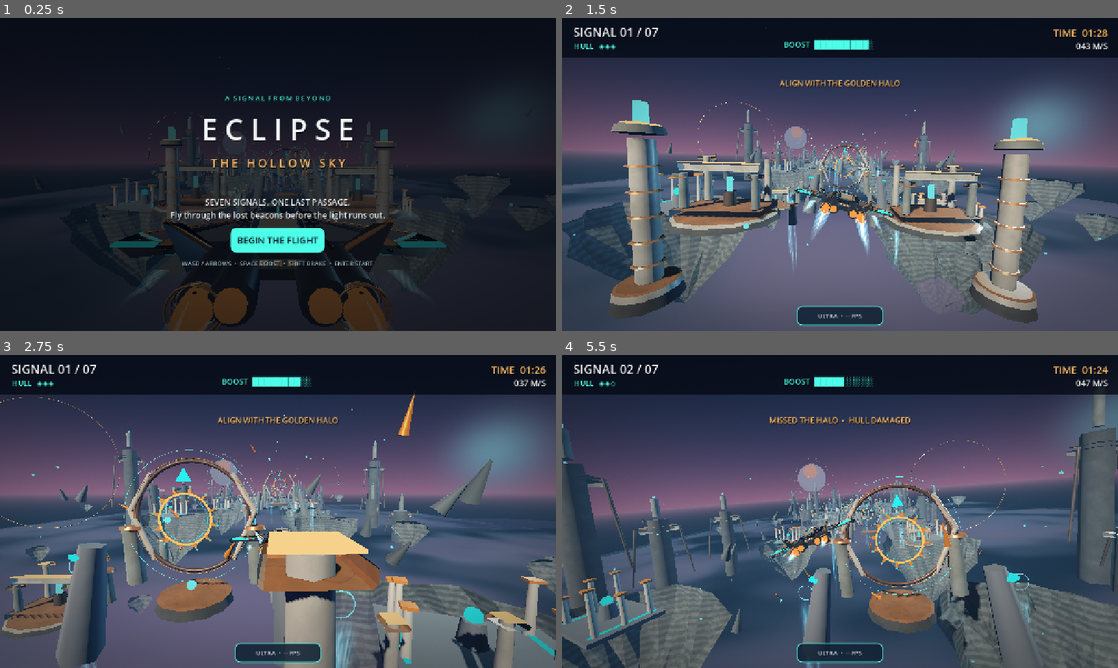
Above: before the commit, frames 1-4 (two rows, left to right).
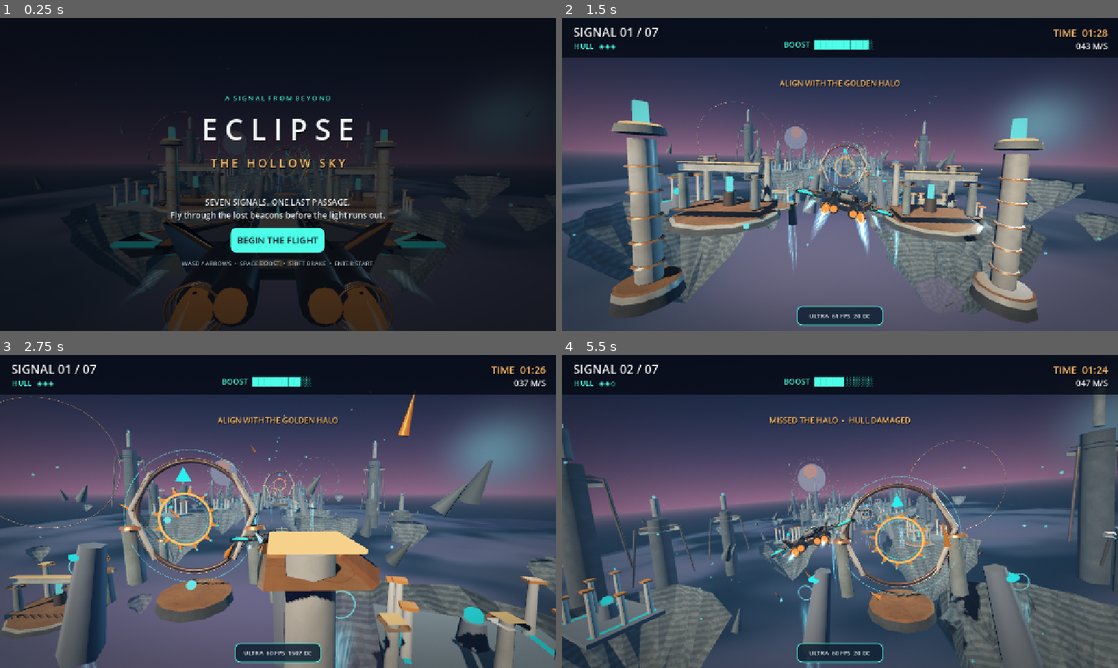
Above: after the commit, the same moments.

Repository: tpylman90-ctrl/Eclipse-The-Hollow-Sky
Game: Godot game, scene res://scenes/main.tscn
Same seed, same stepped clock (60 frames per second), same inputs: the game is played once before the commit and once after it.
Inputs:
- Up to frame 1 (0.25 s): no input
- Up to frame 2 (1.5 s): click "BEGIN THE FLIGHT" at 0.5 s; tap Enter (start_game) at 1.25 s; hold D (steer_right) from 1.28 s (still down); hold Space (boost) from 1.28 s (still down)
- Up to frame 3 (2.75 s): release D (steer_right) at 2.03 s; release Space (boost) at 2.03 s; hold Shift (brake) from 2.03 s (still down); tap Enter (start_game) at 2.1 s
- Up to frame 4 (5.5 s): release Shift (brake) at 2.78 s; hold D (steer_right) 2.78-3.53 s; hold Space (boost) 2.78-3.53 s; hold W (steer_up) 3.53-4.28 s; tap Enter (start_game) at 3.6, 5.1 s; hold Space (boost) 4.28-5.03 s; hold A (steer_left) from 4.28 s (still down)

The runs differ from the first frame. In frame 1, 0.2% of the frame differs, in the area x 13-90%, y 12-98%; in frame 2, 3.0%, in the area x 0-100%, y 24-96%; in frame 3, 2.9%; in frame 4, 2.6%.

Commit message:
Add true Ultra/High/Safe runtime render presets and on-device FPS/draw-call telemetry

Diff:
--- a/scripts/game.gd
+++ b/scripts/game.gd
@@ -30,6 +30,9 @@
 var perf_elapsed := 0.0
 var slow_samples := 0
 var recovery_samples := 0
+var graphics_index := 0
+var telemetry_elapsed := 0.0
+const GRAPHICS_NAMES := ["ULTRA", "HIGH", "SAFE"]
 
 
 func _ready() -> void:
@@ -52,9 +55,11 @@
     add_child(interface_layer)
     interface_layer.start_requested.connect(_start)
     interface_layer.restart_requested.connect(_start)
+    interface_layer.graphics_preset_requested.connect(_cycle_graphics)
     interface_layer.show_title()
     craft.set_active(false)
     world.set_active_gate(0)
+    _apply_graphics()
 
 
 func _unhandled_input(event: InputEvent) -> void:
@@ -73,7 +78,7 @@
     perf_elapsed = 0.0
     slow_samples = 0
     recovery_samples = 0
-    sky_fx.set_low_effects(false)
+    _apply_graphics()
     message = "ALIGN WITH THE GOLDEN HALO"
     craft.reset_flight()
     craft.set_active(true)
@@ -91,8 +96,12 @@
         return
     elapsed += delta
     perf_elapsed += delta
+    telemetry_elapsed += delta
+    if telemetry_elapsed > 0.55:
+        telemetry_elapsed = 0.0
+        interface_layer.update_graphics_hud(GRAPHICS_NAMES[graphics_index], Engine.get_frames_per_second(), int(Performance.get_monitor(Performance.RENDER_TOTAL_DRAW_CALLS_IN_FRAME)))
     # Sustained FPS checks prevent transient shader-compilation spikes from downgrading visuals.
-    if perf_elapsed >= 2.5 and elapsed > 6.0:
+    if graphics_index == 1 and perf_elapsed >= 2.5 and elapsed > 6.0:
         perf_elapsed = 0.0
         var measured_fps: int = Engine.get_frames_per_second()
         if measured_fps > 0 and measured_fps < 29:
@@ -176,3 +185,29 @@
     else:
         sound_system.play_damage()
     interface_layer.show_result(victory, score, gate_index)
+
+
+func _cycle_graphics() -> void:
+    graphics_index = (graphics_index + 1) % GRAPHICS_NAMES.size()
+    _apply_graphics()
+    telemetry_elapsed = 1.0
+
+
+func _apply_graphics() -> void:
+    var view := get_viewport()
+    var renderer := RenderingServer.get_current_rendering_method()
+    if graphics_index == 0:
+        view.msaa_3d = Viewport.MSAA_4X
+        if renderer != "gl_compatibility":
+            view.scaling_3d_scale = 1.0
+        sky_fx.set_low_effects(false)
+    elif graphics_index == 1:
+        view.msaa_3d = Viewport.MSAA_2X
+        if renderer != "gl_compatibility":
+            view.scaling_3d_scale = 0.85
+        sky_fx.set_low_effects(false)
+    else:
+        view.msaa_3d = Viewport.MSAA_DISABLED
+        if renderer != "gl_compatibility":
+            view.scaling_3d_scale = 0.70
+        sky_fx.set_low_effects(true)
